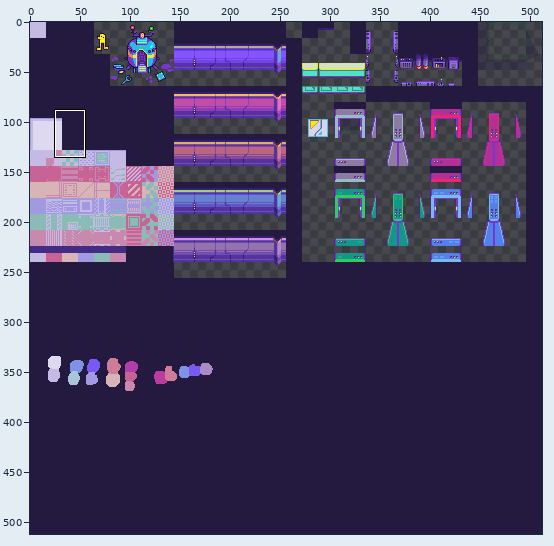
A sprite sheet gets an edit: Assets/Art Assets/TilemapData/Tilemap_Assets/tilemap_laboratory.png. Above: a wide view before the commit, with the close-up outlined.
Close-up. As it was:
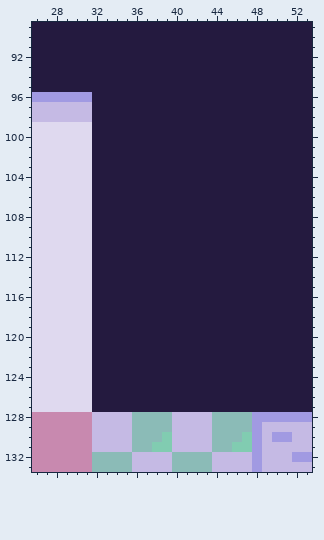
The file is 512x512 pixels. Colours within 5 levels of each other are drawn and written as one. Shown: x 26..53, y 89..133.
After the commit:
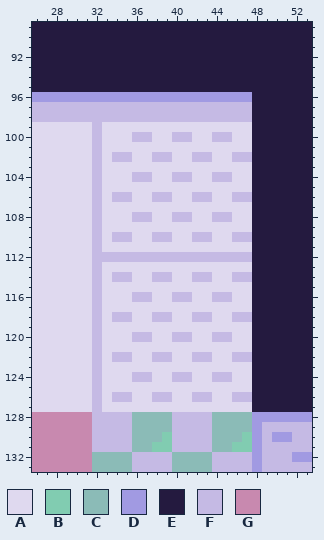
Palette (. is transparent): A #dfd9ef  B #81ccb1  C #8bbbb7  D #a19ae2  E #241a3f  F #c5bae4  G #c889af
The edit:
@@ x 26..53 @@
  95 EEEEEEEEEEEEEEEEEEEEEEEEEEEE
- 96 DDDDDDEEEEEEEEEEEEEEEEEEEEEE
- 97 FFFFFFEEEEEEEEEEEEEEEEEEEEEE
- 98 FFFFFFEEEEEEEEEEEEEEEEEEEEEE
- 99 AAAAAAEEEEEEEEEEEEEEEEEEEEEE
-100 AAAAAAEEEEEEEEEEEEEEEEEEEEEE
-101 AAAAAAEEEEEEEEEEEEEEEEEEEEEE
-102 AAAAAAEEEEEEEEEEEEEEEEEEEEEE
-103 AAAAAAEEEEEEEEEEEEEEEEEEEEEE
-104 AAAAAAEEEEEEEEEEEEEEEEEEEEEE
-105 AAAAAAEEEEEEEEEEEEEEEEEEEEEE
-106 AAAAAAEEEEEEEEEEEEEEEEEEEEEE
-107 AAAAAAEEEEEEEEEEEEEEEEEEEEEE
-108 AAAAAAEEEEEEEEEEEEEEEEEEEEEE
-109 AAAAAAEEEEEEEEEEEEEEEEEEEEEE
-110 AAAAAAEEEEEEEEEEEEEEEEEEEEEE
-111 AAAAAAEEEEEEEEEEEEEEEEEEEEEE
-112 AAAAAAEEEEEEEEEEEEEEEEEEEEEE
-113 AAAAAAEEEEEEEEEEEEEEEEEEEEEE
-114 AAAAAAEEEEEEEEEEEEEEEEEEEEEE
-115 AAAAAAEEEEEEEEEEEEEEEEEEEEEE
-116 AAAAAAEEEEEEEEEEEEEEEEEEEEEE
-117 AAAAAAEEEEEEEEEEEEEEEEEEEEEE
-118 AAAAAAEEEEEEEEEEEEEEEEEEEEEE
-119 AAAAAAEEEEEEEEEEEEEEEEEEEEEE
-120 AAAAAAEEEEEEEEEEEEEEEEEEEEEE
-121 AAAAAAEEEEEEEEEEEEEEEEEEEEEE
-122 AAAAAAEEEEEEEEEEEEEEEEEEEEEE
-123 AAAAAAEEEEEEEEEEEEEEEEEEEEEE
-124 AAAAAAEEEEEEEEEEEEEEEEEEEEEE
-125 AAAAAAEEEEEEEEEEEEEEEEEEEEEE
-126 AAAAAAEEEEEEEEEEEEEEEEEEEEEE
-127 AAAAAAEEEEEEEEEEEEEEEEEEEEEE
+ 96 DDDDDDDDDDDDDDDDDDDDDDEEEEEE
+ 97 FFFFFFFFFFFFFFFFFFFFFFEEEEEE
+ 98 FFFFFFFFFFFFFFFFFFFFFFEEEEEE
+ 99 AAAAAAFAAAAAAAAAAAAAAAEEEEEE
+100 AAAAAAFAAAFFAAFFAAFFAAEEEEEE
+101 AAAAAAFAAAAAAAAAAAAAAAEEEEEE
+102 AAAAAAFAFFAAFFAAFFAAFFEEEEEE
+103 AAAAAAFAAAAAAAAAAAAAAAEEEEEE
+104 AAAAAAFAAAFFAAFFAAFFAAEEEEEE
+105 AAAAAAFAAAAAAAAAAAAAAAEEEEEE
+106 AAAAAAFAFFAAFFAAFFAAFFEEEEEE
+107 AAAAAAFAAAAAAAAAAAAAAAEEEEEE
+108 AAAAAAFAAAFFAAFFAAFFAAEEEEEE
+109 AAAAAAFAAAAAAAAAAAAAAAEEEEEE
+110 AAAAAAFAFFAAFFAAFFAAFFEEEEEE
+111 AAAAAAFAAAAAAAAAAAAAAAEEEEEE
+112 AAAAAAFFFFFFFFFFFFFFFFEEEEEE
+113 AAAAAAFAAAAAAAAAAAAAAAEEEEEE
+114 AAAAAAFAFFAAFFAAFFAAFFEEEEEE
+115 AAAAAAFAAAAAAAAAAAAAAAEEEEEE
+116 AAAAAAFAAAFFAAFFAAFFAAEEEEEE
+117 AAAAAAFAAAAAAAAAAAAAAAEEEEEE
+118 AAAAAAFAFFAAFFAAFFAAFFEEEEEE
+119 AAAAAAFAAAAAAAAAAAAAAAEEEEEE
+120 AAAAAAFAAAFFAAFFAAFFAAEEEEEE
+121 AAAAAAFAAAAAAAAAAAAAAAEEEEEE
+122 AAAAAAFAFFAAFFAAFFAAFFEEEEEE
+123 AAAAAAFAAAAAAAAAAAAAAAEEEEEE
+124 AAAAAAFAAAFFAAFFAAFFAAEEEEEE
+125 AAAAAAFAAAAAAAAAAAAAAAEEEEEE
+126 AAAAAAFAFFAAFFAAFFAAFFEEEEEE
+127 AAAAAAFAAAAAAAAAAAAAAAEEEEEE
 128 GGGGGGFFFFCCCCFFFFCCCCDDDDDD
Pixel boxes of the changes (left, top, right, bottom) in both close-ups:
changed: (92, 92, 252, 412)
